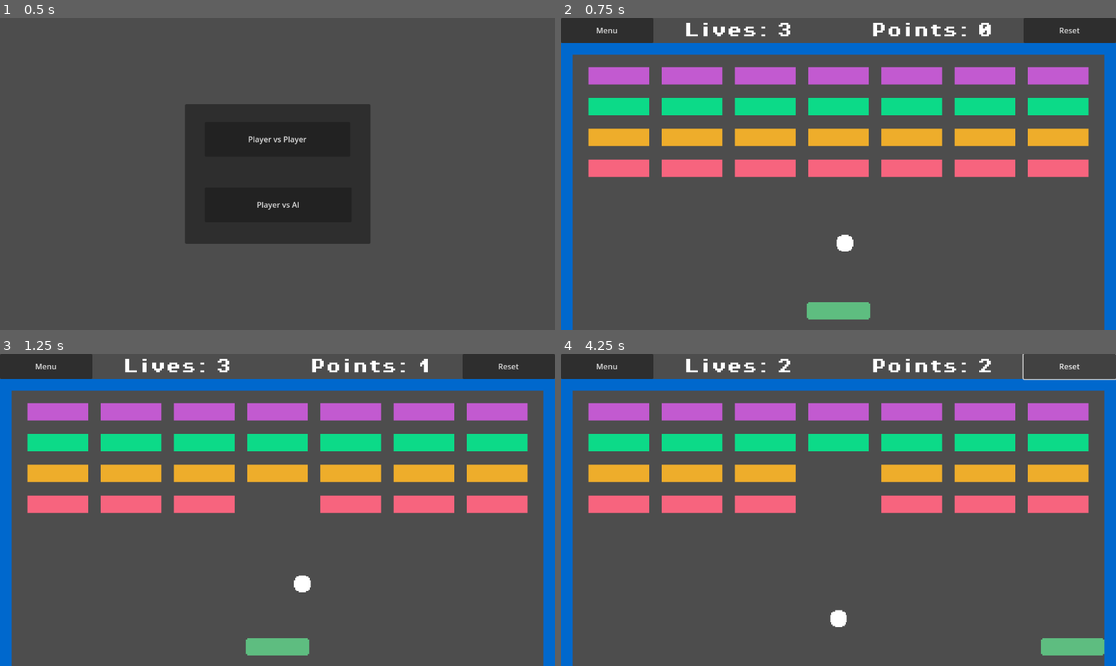
Above: before the commit, frames 1-4 (two rows, left to right).
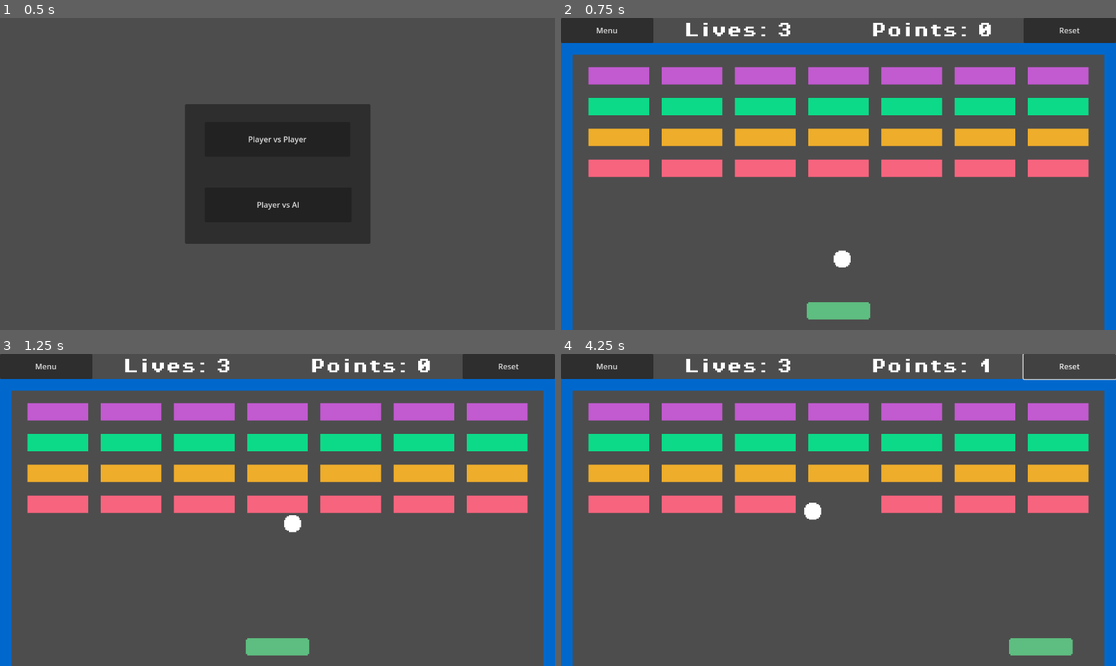
Above: after the commit, the same moments.

Repository: Mimi522/Godot-20-Game-Challenge
Game: Godot game, scene res://scenes/main_menu.tscn
The game is run twice, just before and just after one commit, with the same random seed, the same clock (stepped at 60 frames per second) and the same inputs.
Inputs:
- Up to frame 1 (0.5 s): no input
- Up to frame 2 (0.75 s): click "Player vs Player" at 0.5 s
- Up to frame 3 (1.25 s): no input
- Up to frame 4 (4.25 s): click "Menu" at 1.25 s; click "Player vs AI" at 2 s; click "Reset" at 2.75 s; hold Right (Move Right) from 3.53 s (still down)

Frame 1 is identical in both runs. In frame 2, 0.3% of the frame differs, in the area x 49-53%, y 69-80%; in frame 3, 1.0%; in frame 4, 1.6%, in the area x 39-98%, y 1-97%.

Commit message:
feat: balance

Diff:
--- a/Breakout/scripts/ball.gd
+++ b/Breakout/scripts/ball.gd
@@ -1,7 +1,7 @@
 extends CharacterBody2D
 
 var direction
-var speed = 500
+var speed = 300
 
 func _ready():
 	var angle = randf_range(PI/6, PI - PI/6)
@@ -10,11 +10,10 @@
 func _physics_process(delta):
 	var collision = move_and_collide(velocity * delta)
 	if collision != null:
-		if collision.get_collider().get_class() != "Area2D":
-			$BounceSound.play()
 		if collision.get_collider().name.contains("block"):
 			collision.get_collider().queue_free()
 			Global.on_block_destroyed.emit()
 
+		$BounceSound.play()
 		velocity = velocity.bounce(collision.get_normal())
 		velocity *= 1.03
--- a/Breakout/scripts/paddle.gd
+++ b/Breakout/scripts/paddle.gd
@@ -1,6 +1,6 @@
 extends CharacterBody2D
 
-const SPEED = 700.0
+const SPEED = 600.0
 
 func _physics_process(_delta):
 	var direction = Input.get_axis("Move Left", "Move Right")
